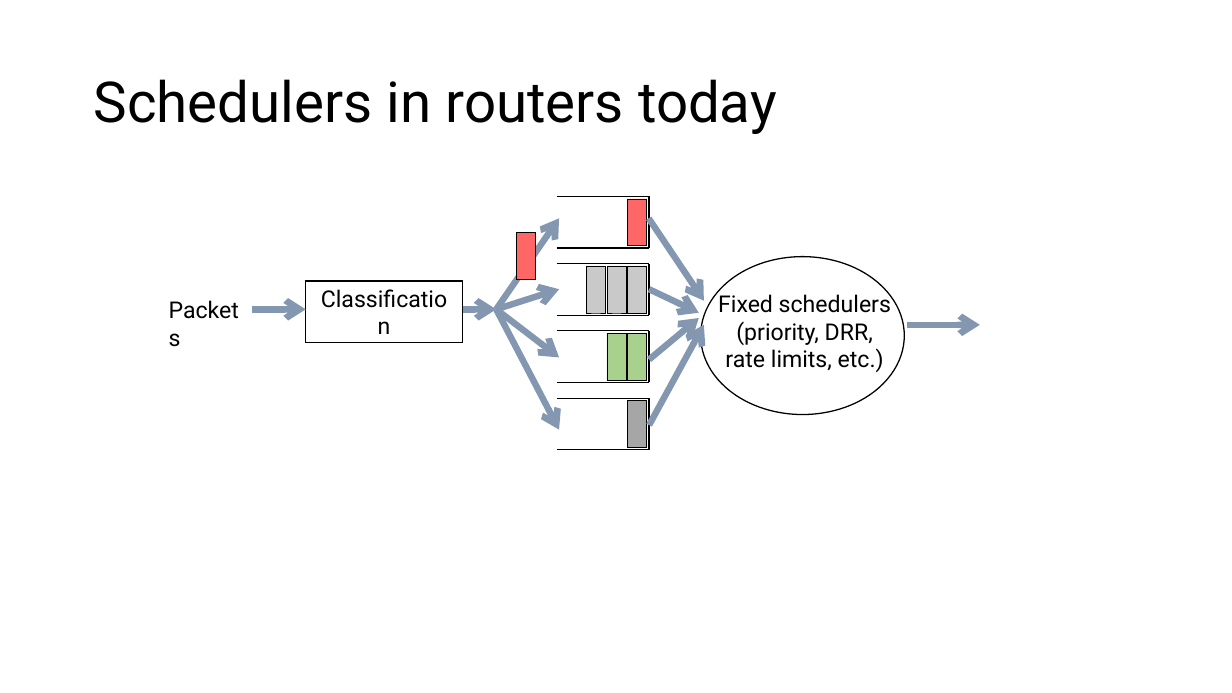
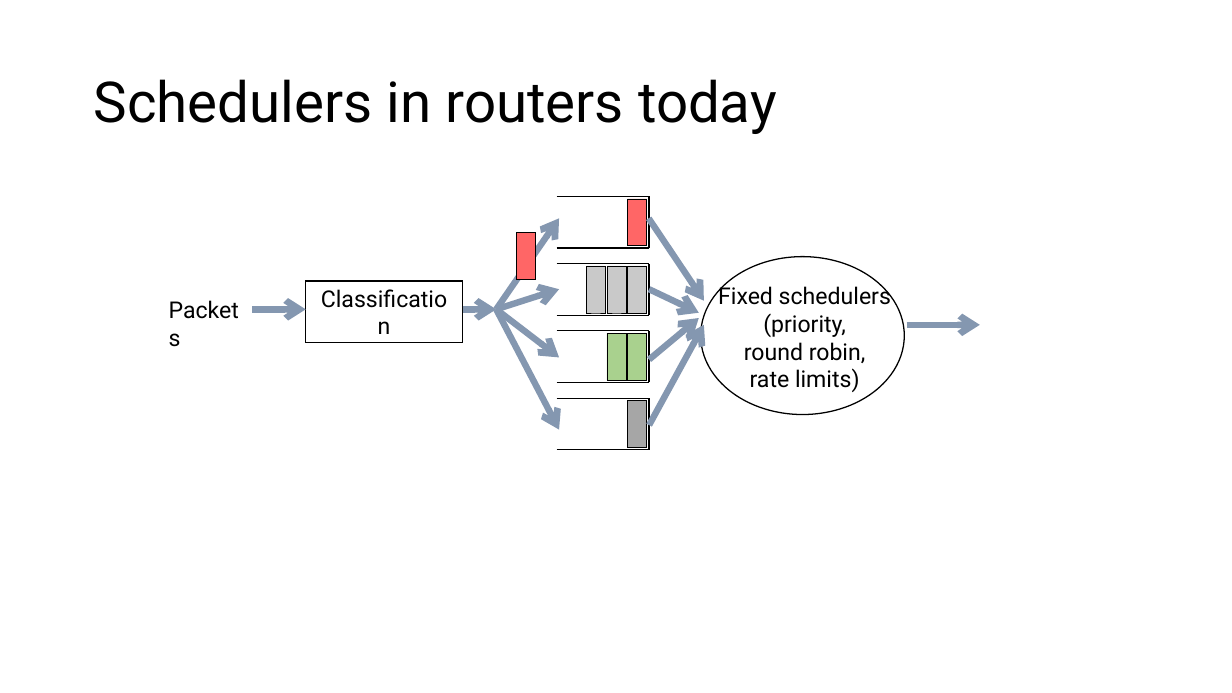
Before and after one commit to anirudhSK/pifo-domino-marple-ppts, a slide deck: slide 13 of combined_domino_pifo.pptx. Drawn at 1232x693 pixels with LibreOffice and Linux fonts; fonts in the diff are those of the drawing. Boxes give left, top, right and bottom in pixels: in the first picture for what was removed or moved away, otherwise in the second. Text is boxed around its words. In the diff, an @@ line names an element or a change of style, - is before the commit and + after.

```diff
--- a/combined_domino_pifo.pptx
+++ b/combined_domino_pifo.pptx
@@ text "Fixed schedulers": place and size @@
-text "Fixed schedulers" at box(718, 291, 891, 372)
+text "Fixed schedulers" at box(718, 284, 891, 392)
@@ text at box(744, 313, 866, 392): text changed @@
-(priority, DRR,
-rate limits, etc.)
+(priority,
+round robin,
+rate limits)
```
Also in this commit, not shown: 10 other slides changed.
